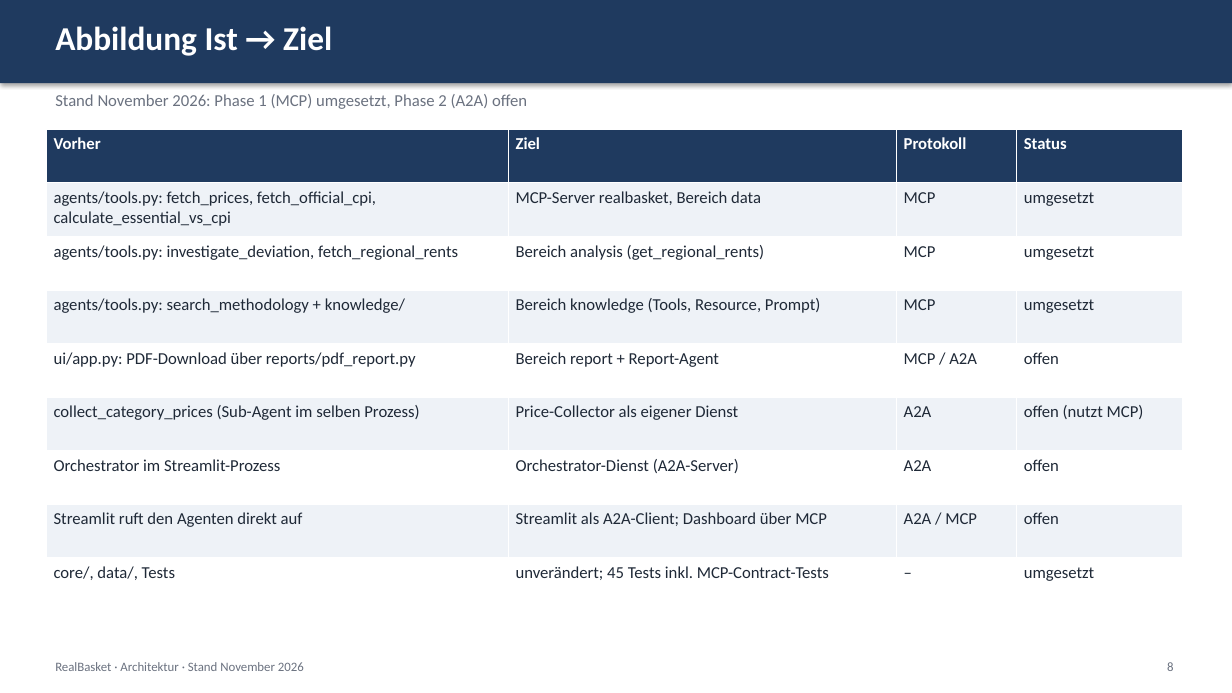
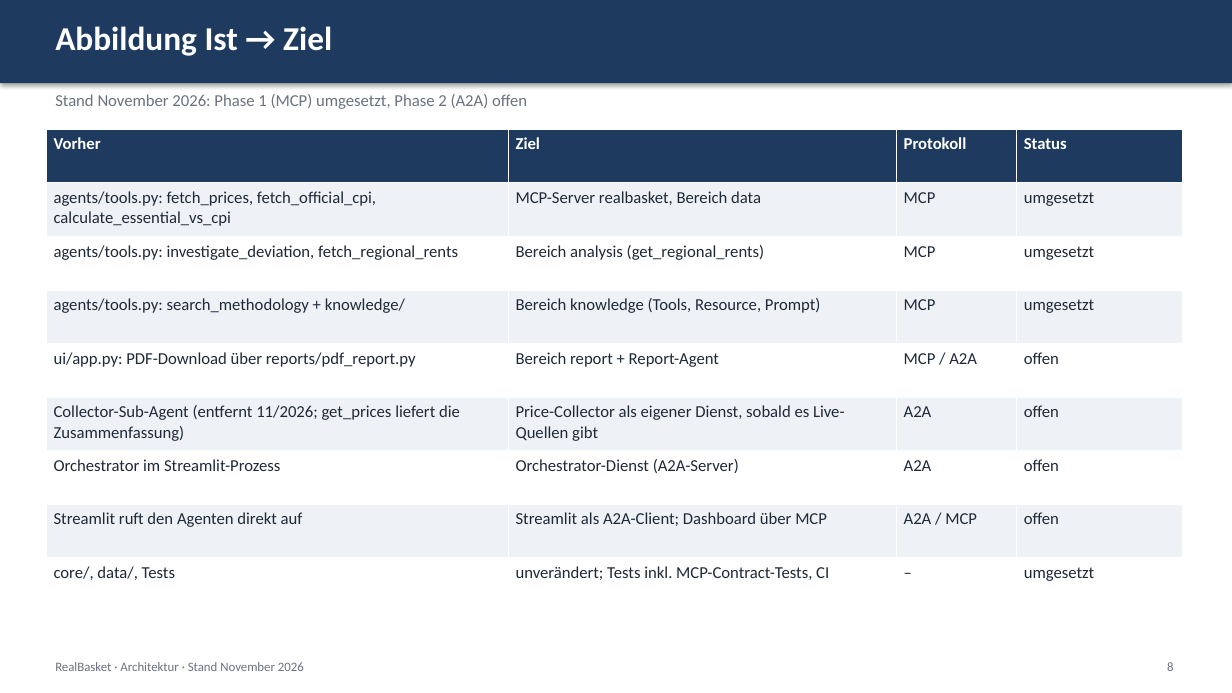
Before and after one commit to ValentinIliu1212/real-basket, a slide deck: slide 8 of docs/architecture/RealBasket_Architektur_Vorschlag_MCP_A2A.pptx. Drawn at 1232x693 pixels with LibreOffice and Linux fonts; fonts in the diff are those of the drawing. Boxes give left, top, right and bottom in pixels: in the first picture for what was removed or moved away, otherwise in the second. Text is boxed around its words. In the diff, an @@ line names an element or a change of style, - is before the commit and + after.

```diff
--- a/docs/architecture/RealBasket_Architektur_Vorschlag_MCP_A2A.pptx
+++ b/docs/architecture/RealBasket_Architektur_Vorschlag_MCP_A2A.pptx
@@ table at box(46, 129, 1183, 612) @@
-row 6: collect_category_prices (Sub-Agent im selben Prozess) | Price-Collector als eigener Dienst | A2A | offen (nutzt MCP)
+row 6: Collector-Sub-Agent (entfernt 11/2026; get_prices liefert die Zusammenfassung) | Price-Collector als eigener Dienst, sobald es Live-Quellen gibt | A2A | offen
-row 9, column 2: unverändert; 45 Tests inkl. MCP-Contract-Tests
+row 9, column 2: unverändert; Tests inkl. MCP-Contract-Tests, CI
```
Also in this commit, not shown: 3 other slides changed, 32 other files.
